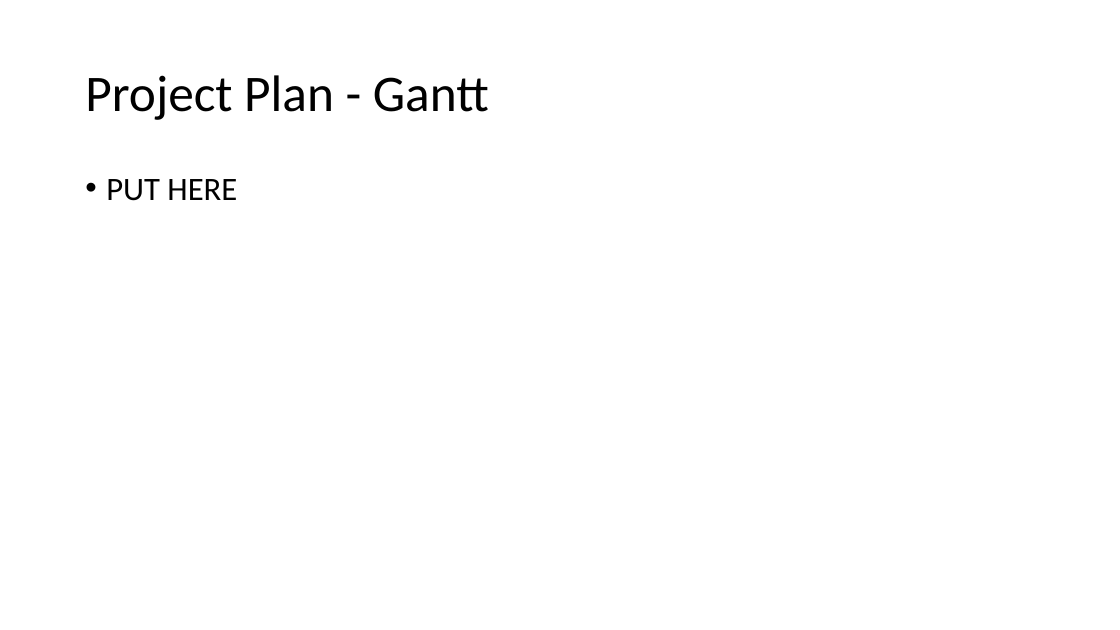
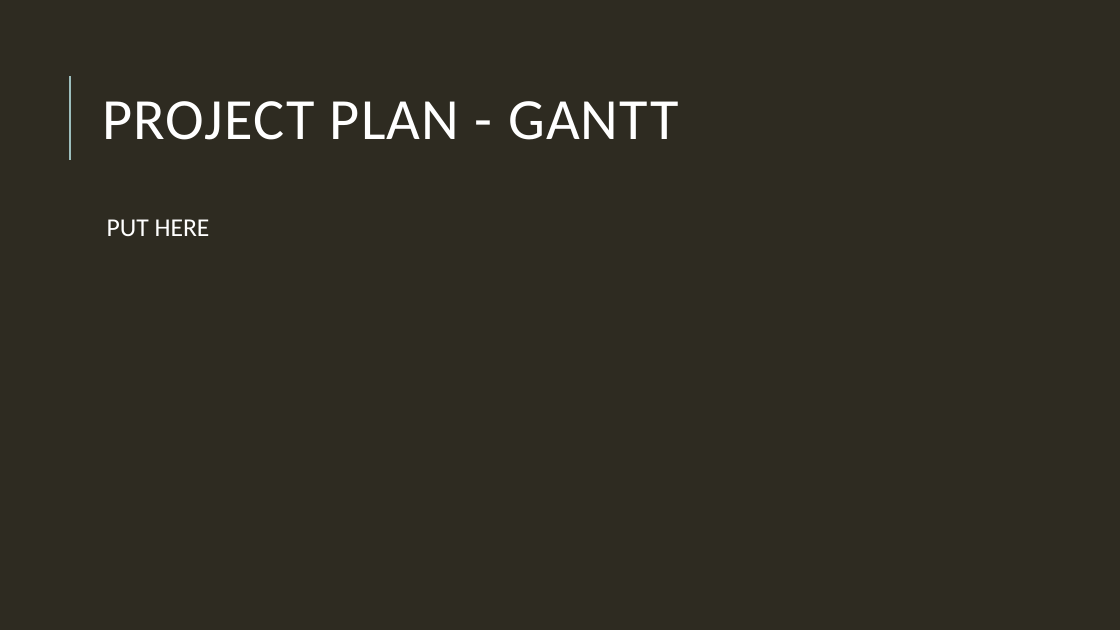
Before and after one commit to HamzaB93/UWL_Level5_Team_Project, a slide deck: slide 7 of Group_Docs/Team_Presentation_Group2.pptx (slide 8 before the commit). Drawn at 1120x630 pixels with LibreOffice and Linux fonts; fonts in the diff are those of the drawing. Boxes give left, top, right and bottom in pixels: in the first picture for what was removed or moved away, otherwise in the second. Text is boxed around its words. In the diff, an @@ line names an element or a change of style, - is before the commit and + after.

```diff
--- a/Group_Docs/Team_Presentation_Group2.pptx
+++ b/Group_Docs/Team_Presentation_Group2.pptx
@@ background #FFFFFF to #2E2B21 @@
@@ line added from (70, 160) to (70, 76), #9CBEBD 1.5 pt @@
@@ title at (102,101,678,140): text changed; size 44 to 50 pt; text colour #000000 to #FFFFFF @@
-Project Plan - Gantt
+PROJECT PLAN - GANTT
@@ text "PUT HERE": place and size @@
-text "PUT HERE" at (106,179,237,201)
+text "PUT HERE" at (107,219,210,236)
@@ text "PUT HERE" at (107,219,210,236): size 28 to 22 pt, text colour #000000 to #FFFFFF; bullet • to  ; more space between paragraphs @@
```
Also in this commit, not shown: 11 other slides changed, 1 slide removed.
